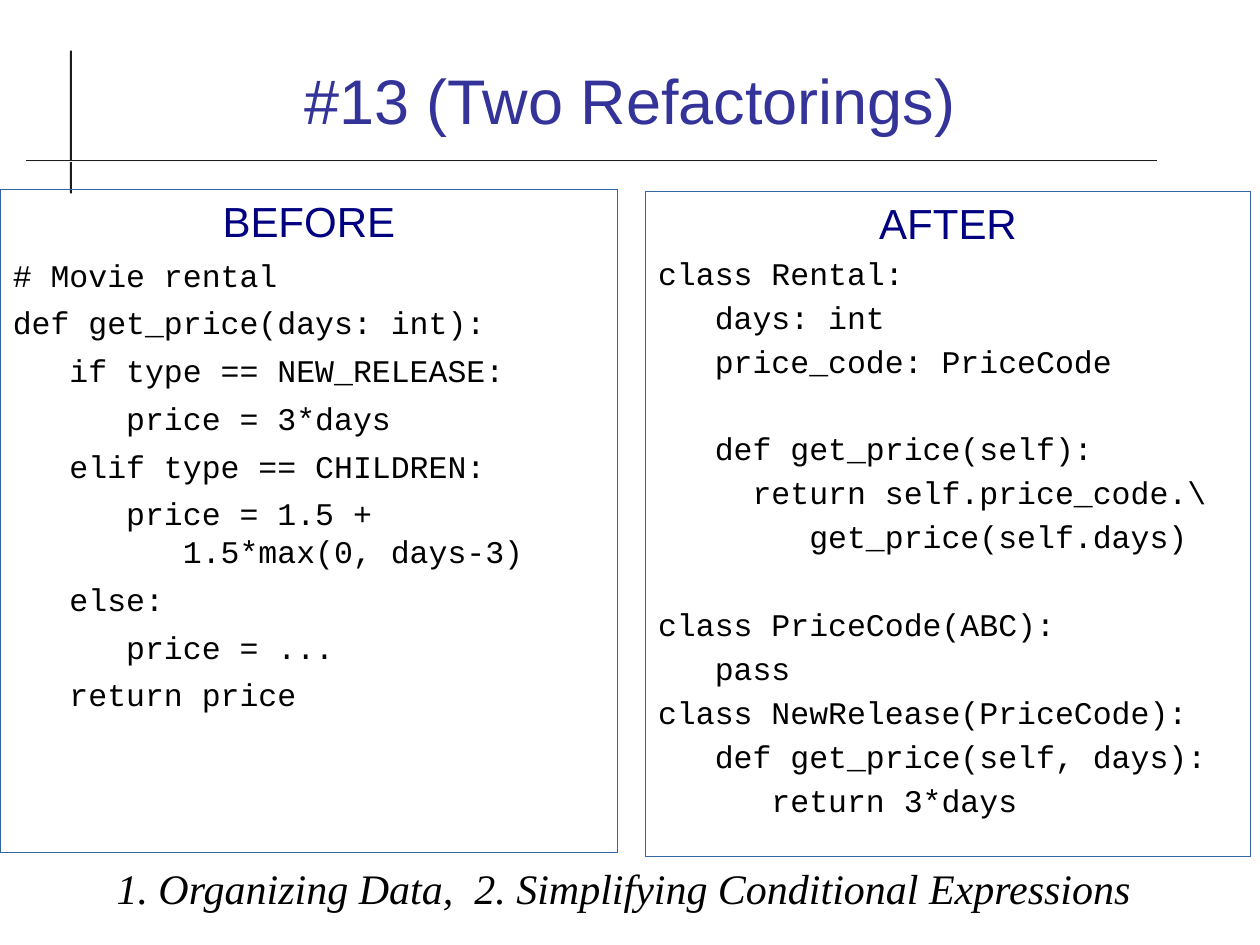
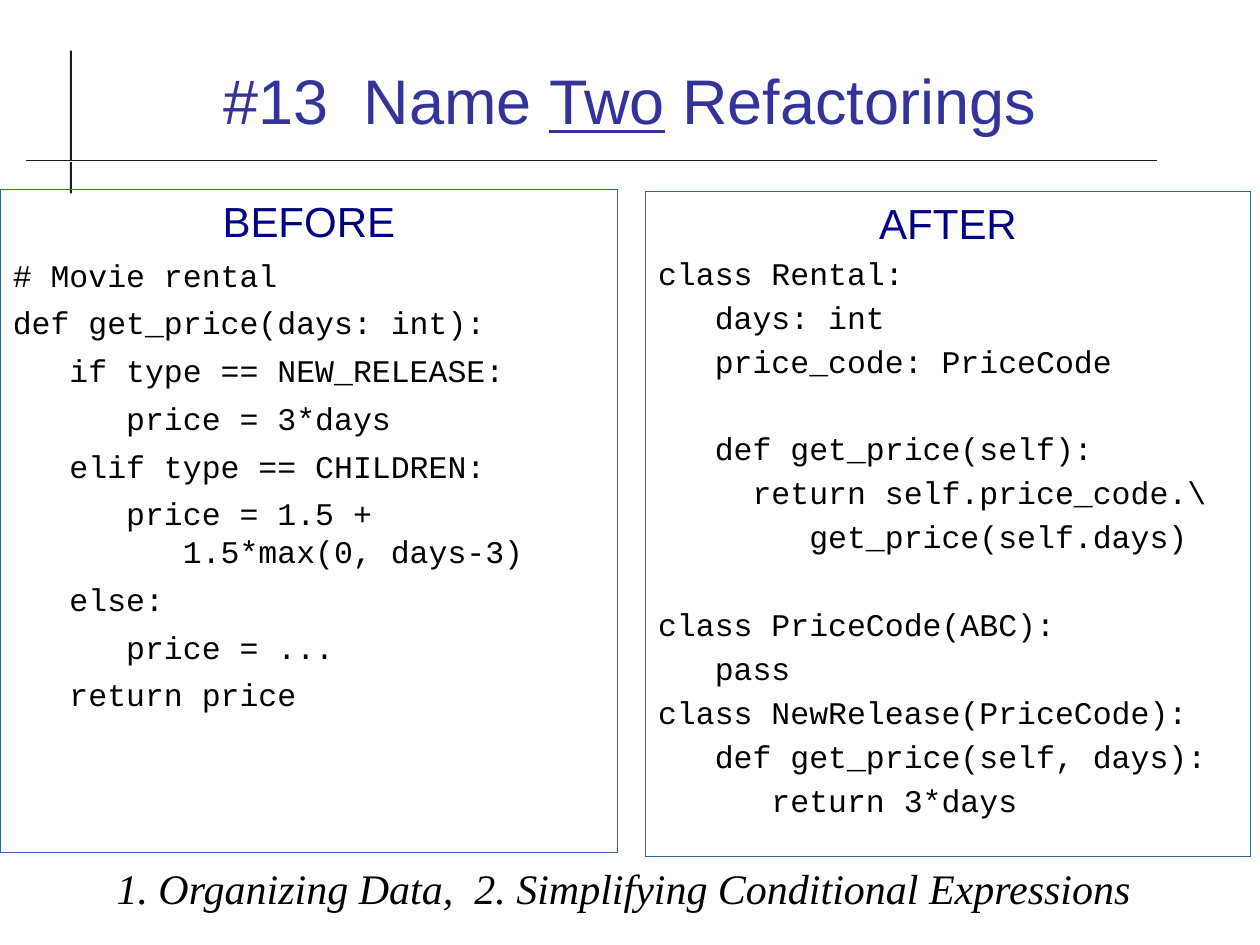
Before and after one commit to cpske/ISP, a slide deck: slide 15 of refactoring/Refactoring-Review.odp. Drawn at 1260x945 pixels with LibreOffice and Linux fonts; fonts in the diff are those of the drawing. Boxes give left, top, right and bottom in pixels: in the first picture for what was removed or moved away, otherwise in the second. Text is boxed around its words. In the diff, an @@ line names an element or a change of style, - is before the commit and + after.

```diff
--- a/refactoring/Refactoring-Review.odp
+++ b/refactoring/Refactoring-Review.odp
@@ title at bbox=[224, 78, 1035, 136]: text changed @@
-#13 (Two Refactorings)
+#13 Name Two Refactorings
```
Also in this commit, not shown: 6 other slides changed, 2 other files.
